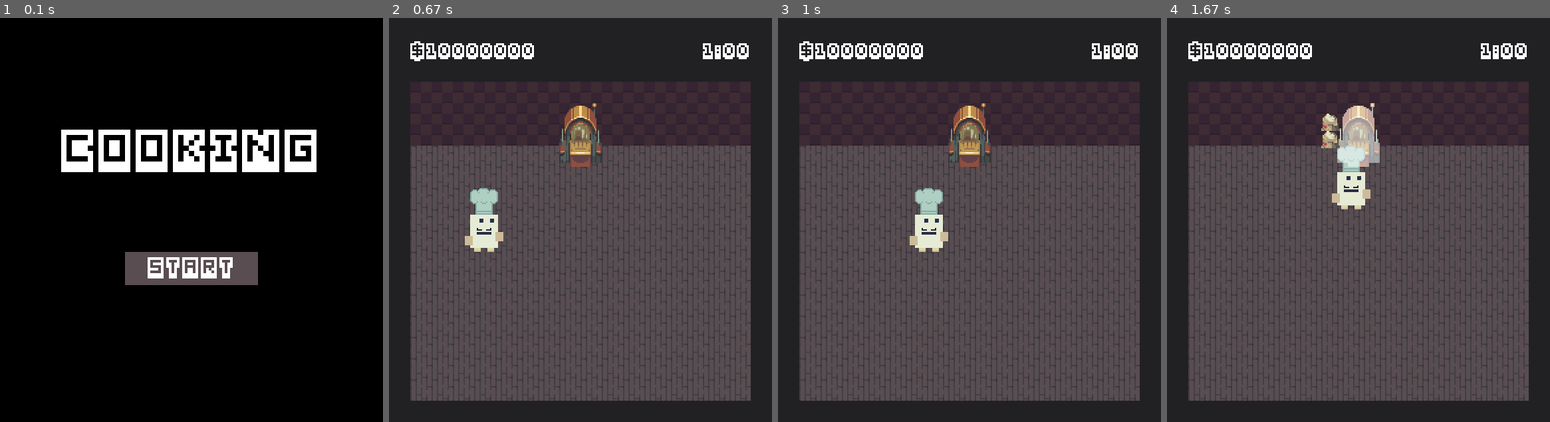
Above: before the commit, frames 1-4 (left to right).
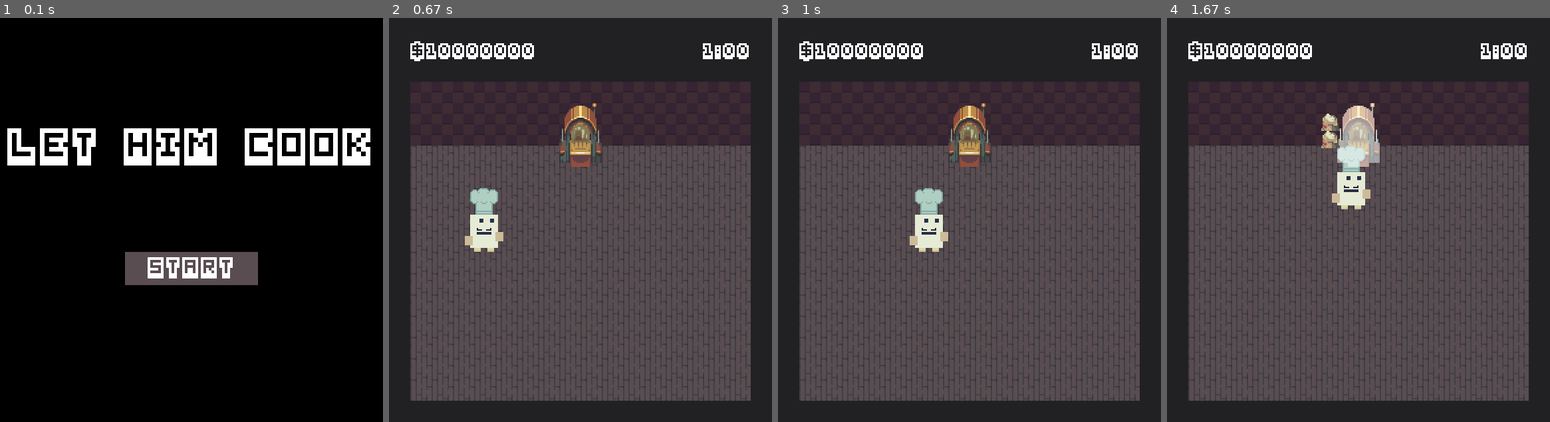
Above: after the commit, the same moments.

Repository: Feiyang0303/Let-Him-Cook
Game: pygame game, started from main.py
Same seed, same stepped clock (60 frames per second), same inputs: the game is played once before the commit and once after it.
Inputs (mouse positions are in pixels of both pictures, inside the frame that each line leads up to):
- Up to frame 1 (0.1 s): no input
- Up to frame 2 (0.67 s): click "START" at 0.38 s
- Up to frame 3 (1 s): hold D from 0.67 s (still down); move the mouse to (835, 369) at 0.7 s
- Up to frame 4 (1.67 s): release D at 1.13 s; hold W 1.17-1.47 s; tap Space at 1.23, 1.57 s; hold D from 1.5 s (still down)

The runs differ from the first frame. In frame 1, 5.3% of the frame differs, in the area x 1-97%, y 27-39%; in frame 2, nothing differs; in frame 3, nothing differs; in frame 4, nothing differs.

Commit message:
Changed game name to "LET HIM COOK"
Changed game name to "LET HIM COOK"

Diff:
--- a/game.py
+++ b/game.py
@@ -18,7 +18,7 @@
     def __init__(self):
         pg.init()
         self.screen = pg.display.set_mode((SCREEN_WIDTH, SCREEN_HEIGHT))
-        pg.display.set_caption("Cooking")
+        pg.display.set_caption("LET HIM COOK")
         self.FPS = 60
         self.DT = 1 / self.FPS
         self.clock = pg.time.Clock()
--- a/mainscreen.py
+++ b/mainscreen.py
@@ -9,7 +9,7 @@
     def __init__(self, game):
         self.game = game
         self.title_text = Text(game, pg.Vector2(SCREEN_WIDTH / 2, SCREEN_HEIGHT / 4), "fonts/pixel-bit-advanced.ttf",
-                               64, (255, 255, 255), justification=JUSTIFY_CENTER, text='COOKING')
+                               56, (255, 255, 255), justification=JUSTIFY_CENTER, text='LET HIM COOK')
         self.start_button = Button(game, pg.Vector2(SCREEN_WIDTH / 2 - 100, SCREEN_HEIGHT / 4 + 200),
                                    pg.Vector2(200, 50), call=self.start_game)
         self.start_button_text = Text(game, pg.Vector2(SCREEN_WIDTH / 2, SCREEN_HEIGHT / 4 + 200),
